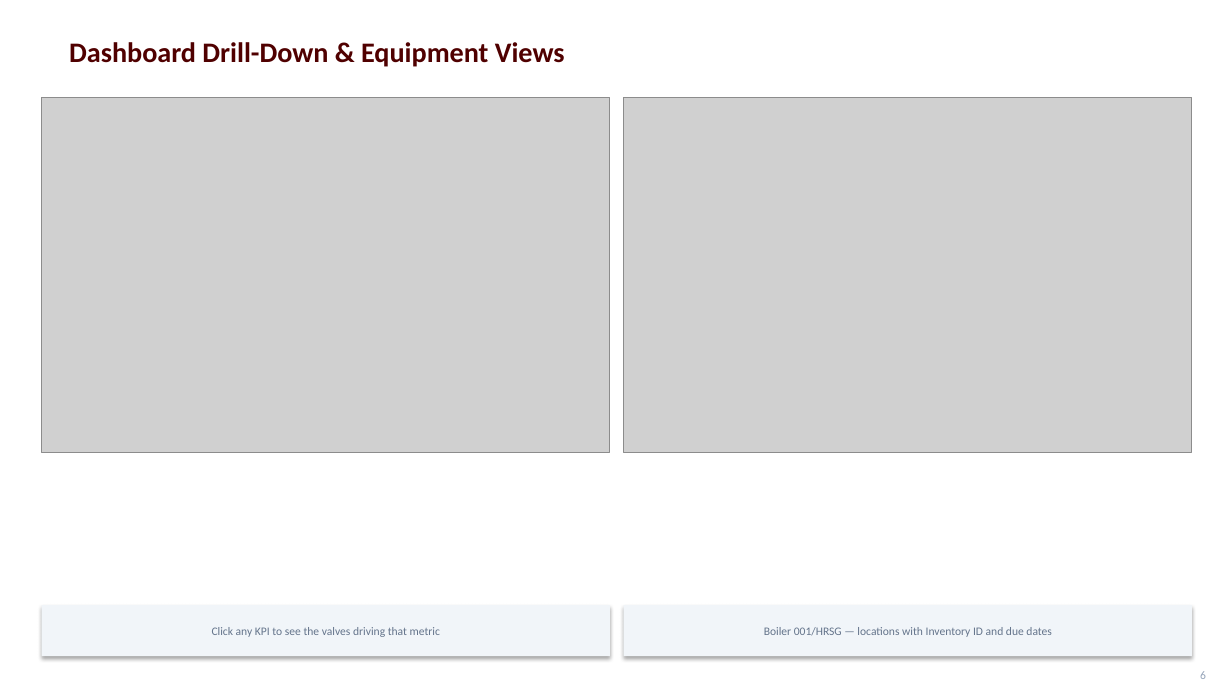
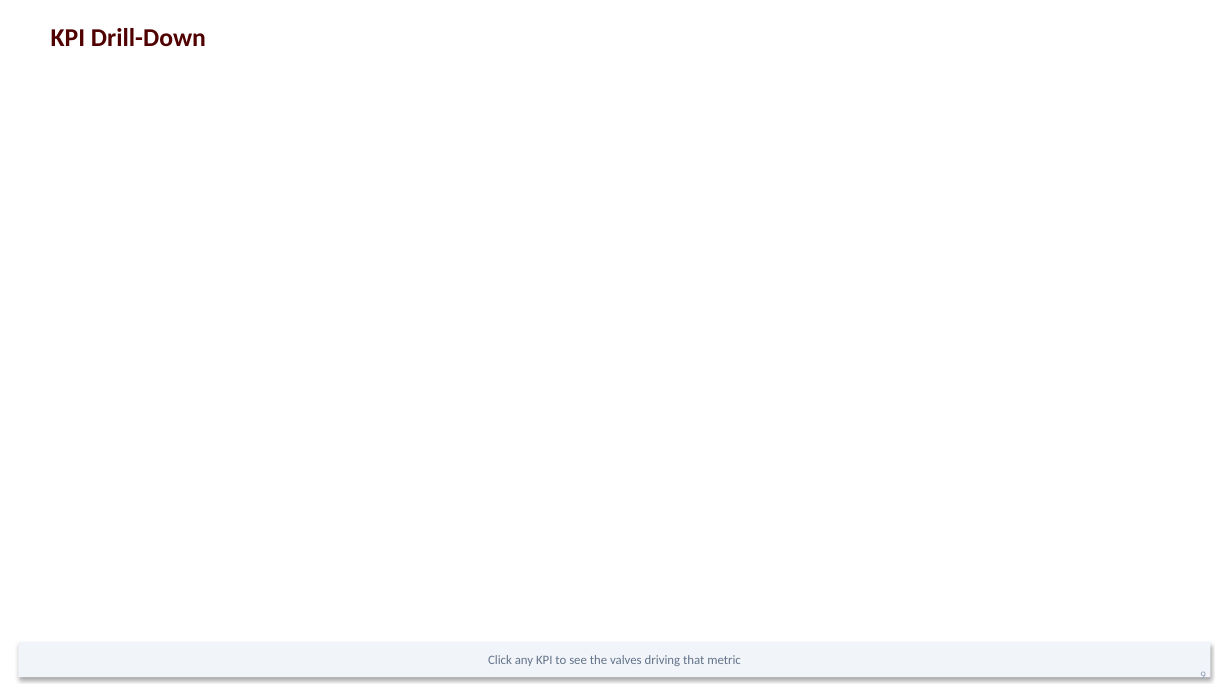
Before and after one commit to stavan12-a11y/PSV-Compliance-Tracking-Dashboard, a slide deck: slide 10 of docs/presentation/UES-Steam-Safety-Program.pptx (slide 7 before the commit). Drawn at 1232x693 pixels with LibreOffice and Linux fonts; fonts in the diff are those of the drawing; grey boxes stand for pictures; background and template pictures are left out. Boxes give left, top, right and bottom in pixels: in the first picture for what was removed or moved away, otherwise in the second. Text is boxed around its words. In the diff, an @@ line names an element or a change of style, - is before the commit and + after.

```diff
--- a/docs/presentation/UES-Steam-Safety-Program.pptx
+++ b/docs/presentation/UES-Steam-Safety-Program.pptx
@@ text at (x1=51, y1=28, x2=206, y2=46): text changed; size 22 to 20 pt @@
-Dashboard Drill-Down & Equipment Views
+KPI Drill-Down
@@ picture removed at (x1=42, y1=97, x2=610, y2=452) @@
@@ picture removed at (x1=624, y1=97, x2=1192, y2=452) @@
@@ rectangle removed at (x1=624, y1=605, x2=1192, y2=656) @@
-Boiler 001/HRSG — locations with Inventory ID and due dates
@@ rectangle "Click any KPI to see ..." resized from (x1=42, y1=605, x2=610, y2=656) to (x1=18, y1=642, x2=1211, y2=677) @@
@@ rectangle "Click any KPI to see ..." at (x1=18, y1=642, x2=1211, y2=677): size 9 to 10 pt @@
@@ text at (x1=1200, y1=672, x2=1206, y2=679): text changed @@
-6
+9
```
Also in this commit, not shown: 10 other slides changed, 7 slides added, 2 other files.
